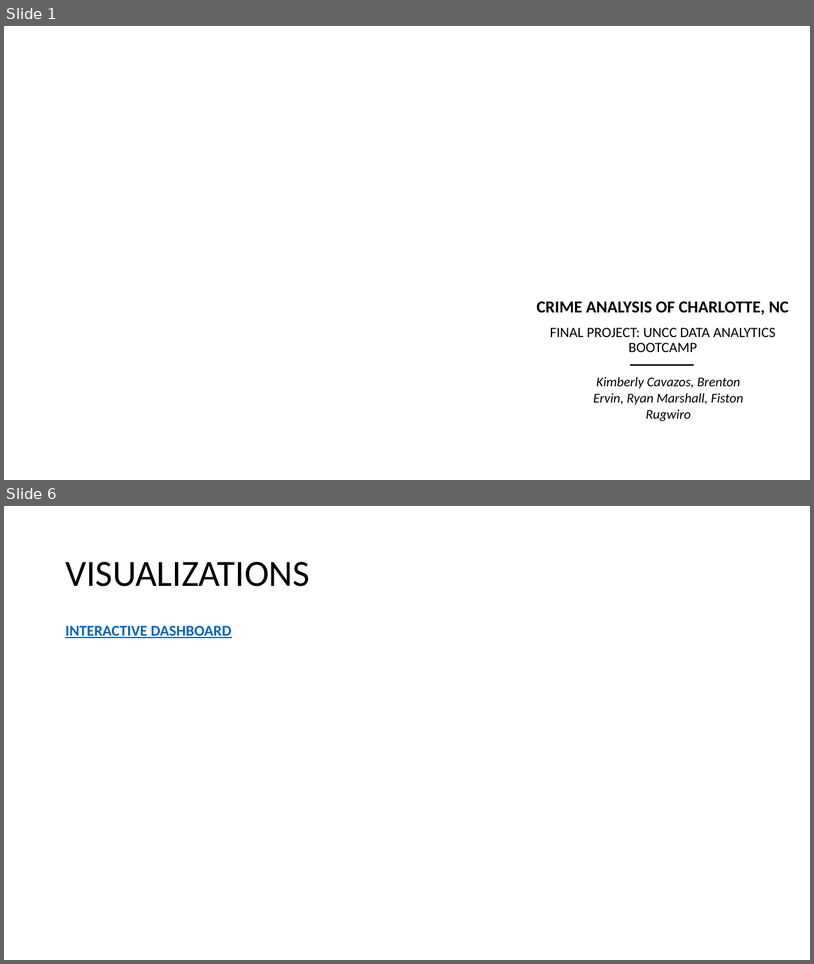
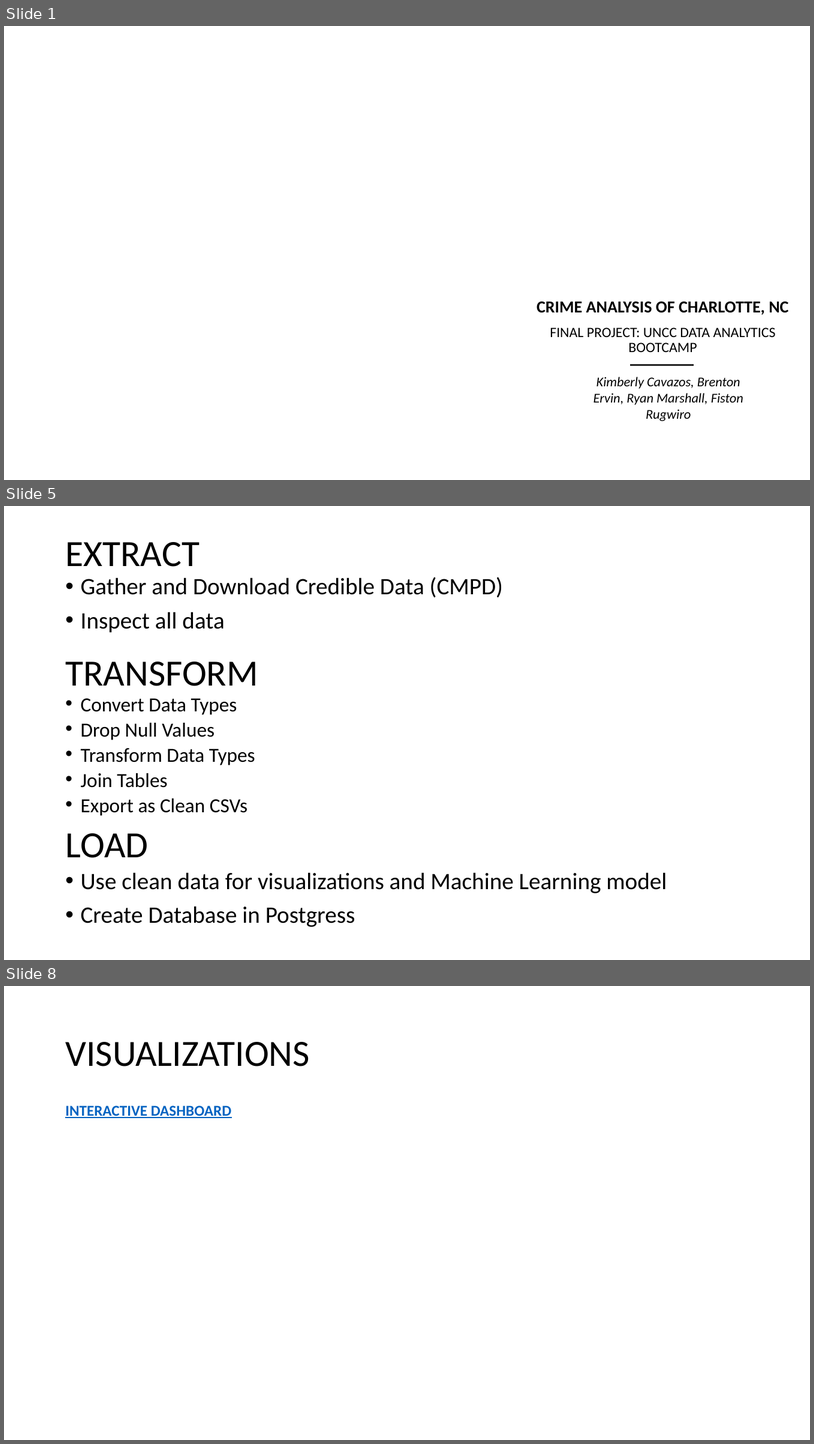
Before and after one commit to Kcav18/Final_Project, a slide deck: Final Presentation.pptx. Shown one above the other, each under a label of ours: slides 1 and 6 before the commit, slides 1, 5 and 8 after it; the slides between them are not shown. The pictures are 814x964 and 814x1444 pixels, drawn with LibreOffice and Linux fonts; fonts in the diff are those of the drawing; background and template pictures are left out. Boxes give left, top, right and bottom in pixels: in the first picture for what was removed or moved away, otherwise in the second. Text is boxed around its words. In the diff, an @@ line names an element or a change of style, - is before the commit and + after.

```diff
--- a/Final Presentation.pptx
+++ b/Final Presentation.pptx
@@ slide 5 added at bbox=[4, 506, 810, 960], background #FFFFFF @@
@@ title added at bbox=[65, 542, 200, 567], 44 pt, text #000000 @@
+EXTRACT
@@ text added at bbox=[81, 577, 503, 633], 28 pt, text #000000 @@
+• Gather and Download Credible Data (CMPD)
+• Inspect all data
@@ text added at bbox=[65, 661, 258, 686], 44 pt, text #000000 @@
+TRANSFORM
@@ text added at bbox=[81, 698, 255, 816], 23.8 pt, text #000000 @@
+• Convert Data Types
+• Drop Null Values
+• Transform Data Types
+• Join Tables
+• Export as Clean CSVs
@@ text added at bbox=[65, 833, 148, 858], 44 pt, text #000000 @@
+LOAD
@@ text added at bbox=[81, 872, 667, 927], 28 pt, text #000000 @@
+• Use clean data for visualizations and Machine Learning model
+• Create Database in Postgress
@@ what was slide 6 is now slide 8 @@
```
Also in this commit, not shown: 5 slides changed, 2 other slides added.
